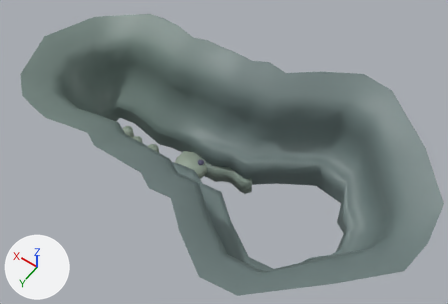
Before and after pictures for a commit that changed the Blender file scenes/maps/dash_room/dash_room.blend.
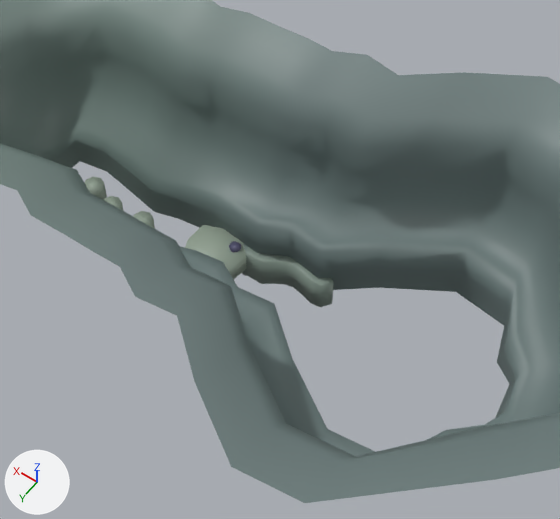
Each version appears first whole from a camera (50 mm lens) standing at (-170.0, 147.0, 265.0) and looking at (-61.0, -5.0, 26.0), and next in a close-up on the part from 18% to 83% of the width and 11% to 100% of the height. Every picture has the same lights, and +X, +Y and +Z are marked at lower left.

In view in the first close-up: 'CaveWalls -col', 'Column -col.003', 'Overhang -col'.
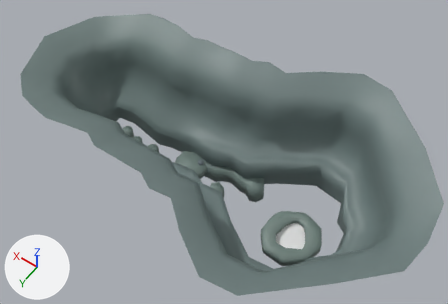
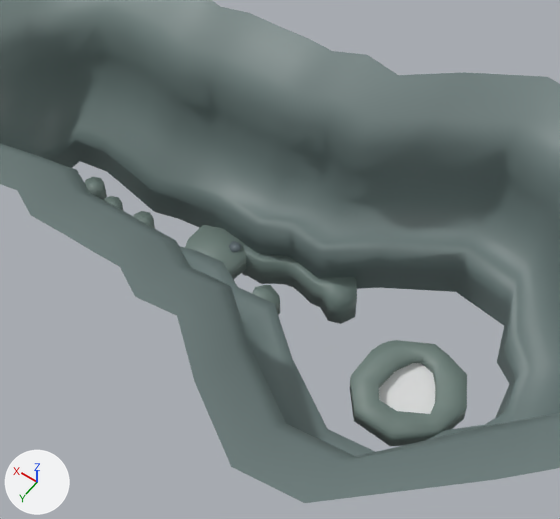
Changed parts and their boxes (x1, y1, x2, y2) in the close-ups (560 x 519 px):
'Column -col.005', added: after (350, 340, 467, 446)
'Overhang -col', reshaped (25% wider, 27% taller): before (242, 244, 334, 307); after (242, 244, 357, 324)
'IntoCave -entrance=cave_exit -scene=into_cave', added: after (379, 363, 435, 414)
'Column -col.004', added: after (252, 285, 280, 315)
part 1 of me_cylinder_003, surface changed: (185, 225, 247, 280) in both
part 2 of me_plane_002, added: after (320, 277, 357, 324)
part 3 of me_plane_002, surface changed: (242, 244, 333, 307) in both

The change, as a list of edits to the scene's bpy script:
```text
Change me_cylinder_003:
    where me_cylinder_003.from_pydata(...)  # 16 vertices, 10 faces; spans x -10.72..-0.38, y -6.37..2.98, z -1.05..5.43
    used by ob_column__col_003; location = (-33.3, -0.1, 0.1); scale = (1.57, 1.57, 1.0)
    me_cylinder_003 part 1: texture (UV) coordinates of 10 of 10 faces, centred in x -10.48..-0.55, y -5.17..2.8, z -0.93..5.08, changed; they spanned u 0.7..0.7, v 0.53..0.54 and now span u 0.67..0.67, v 0.51..0.51
Change me_plane_002:
    used by ob_overhang__col; location = (-51.5, -3.8, 0.0)
    verts and faces of me_plane_002; kept vertices keep their numbers, new ones are numbered from 33
    before: 29 (-20.9, -4.5, 5.1), 30 (-22.0, -8.1, 5.1), 31 (-20.3, -9.0, 5.1), 32 (-22.9, -7.4, 5.1)
    remove me_plane_002.from_pydata(...)  # 33 vertices, 20 faces; spans x -22.9..4.7, y -9.0..-1.0, z 5.1
    add me_plane_002.from_pydata(...)  # 41 vertices, 26 faces; spans x -30.4..4.7, y -12.9..-1.0, z 5.1
    me_plane_002 part 2
    add verts[33] = (-22.0, -8.1, 5.1)
    add verts[34] = (-20.3, -9.0, 5.1)
    add verts[35] = (-26.8, -11.9, 5.1)
    add verts[36] = (-25.0, -12.9, 5.1)
    add verts[37] = (-27.6, -11.2, 5.1)
    add verts[38] = (-25.1, -2.1, 5.1)
    add verts[39] = (-28.4, -3.3, 5.1)
    add verts[40] = (-30.4, -7.4, 5.1)
    add faces += [(30, 32, 33), (30, 33, 34, 31), (32, 37, 35, 33), (33, 35, 36, 34), (32, 39, 40, 37), (29, 38, 39, 32)]
    me_plane_002 part 3: 20 kept faces spanning x -22.9..4.7, y -9.0..-1.0, z 5.1 get new texture (UV) coordinates
Add me_cube:
    me_cube.from_pydata(...)  # a box spanning x -8.9..8.9, y -8.9..8.9, z -1.6..2.1
Add me_cylinder_006:
    me_cylinder_006.from_pydata(...)  # 48 vertices, 44 faces; spans x -19.9..-2.0, y -5.6..12.5, z -1.0..5.7
    me_cylinder_006.polygons.foreach_set('use_smooth', [True] * 44)
    me_cylinder_006.materials.append(mat_material)  # picture img_baba32_1x_png
Add me_cylinder_005:
    me_cylinder_005.from_pydata(...)  # 16 vertices, 10 faces; spans x -7.67..-2.68, y -2.82..1.67, z -1.05..7.3
    me_cylinder_005.polygons.foreach_set('use_smooth', [True] * 10)
    me_cylinder_005.materials.append(mat_material)  # picture img_baba32_1x_png
Add ob_intocave__entrance_cave_exit__scene_into_cave:
    ob_intocave__entrance_cave_exit__scene_into_cave = bpy.data.objects.new('IntoCave -entrance=cave_exit -scene=into_cave', me_cube)
    ob_intocave__entrance_cave_exit__scene_into_cave.location = (-108.3, 3.8, 0.0)
Add ob_column__col_005:
    ob_column__col_005 = bpy.data.objects.new('Column -col.005', me_cylinder_006)
    ob_column__col_005.location = (-91.0, -1.1, 0.1)
    ob_column__col_005.scale = (1.57, 1.57, 1.0)
Add ob_column__col_004:
    ob_column__col_004 = bpy.data.objects.new('Column -col.004', me_cylinder_005)
    ob_column__col_004.location = (-54.1, 3.1, 0.1)
    ob_column__col_004.scale = (1.57, 1.57, 1.0)
```
